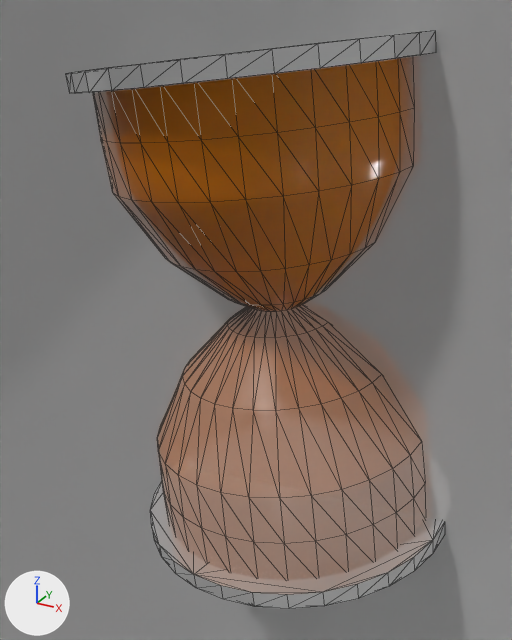
The glTF model models/iconography/INCONOGRAPHY_support_v3.glb: old version first, new version second.
Camera for both pictures: a camera (50 mm lens) standing at (0.00059, -0.00117, 0.00054) and looking at (-0.00003, -0.00003, -0.00003). Lighting does not change. The marker at lower left points along +X, +Y and +Z. Mesh edges are drawn as thin lines. Where no turn or scale is listed for an object, it has been applied to the vertices.

The first picture shows 'hourglass_1', 'hourglass_2', 'spanner_1'.
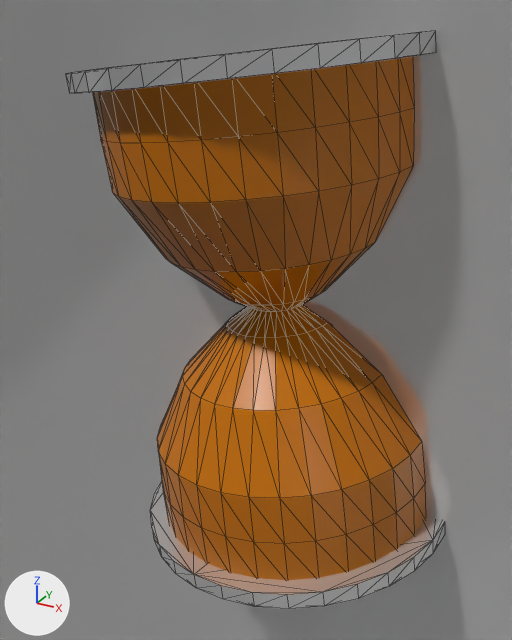
Changed parts and their boxes (x1, y1, x2, y2) in the pictures (512 x 640 px):
'hourglass_1', surface changed: (93, 56, 426, 580) in both

Diff of the bpy script that builds the scene:
```diff
--- a/models/iconography/INCONOGRAPHY_support_v3.glb.py
+++ b/models/iconography/INCONOGRAPHY_support_v3.glb.py
@@ mat_orangeglass @@
 mat_orangeglass.roughness = 0.189
-mat_orangeglass.alpha = 0.345
```
